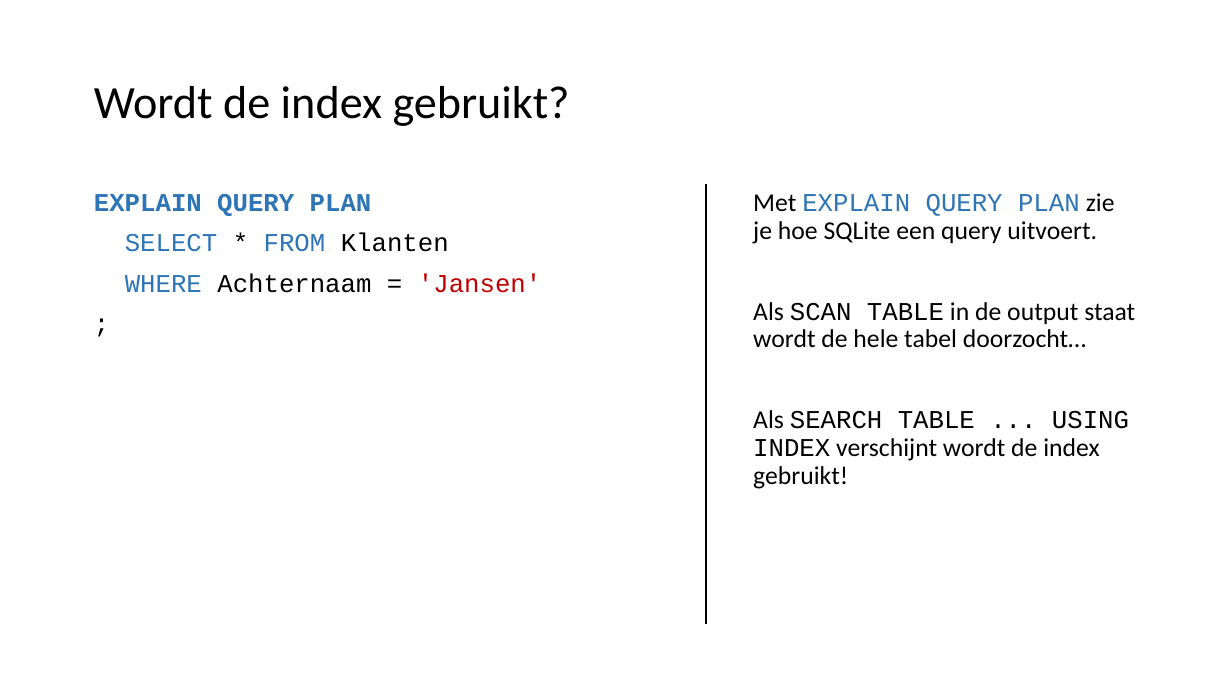
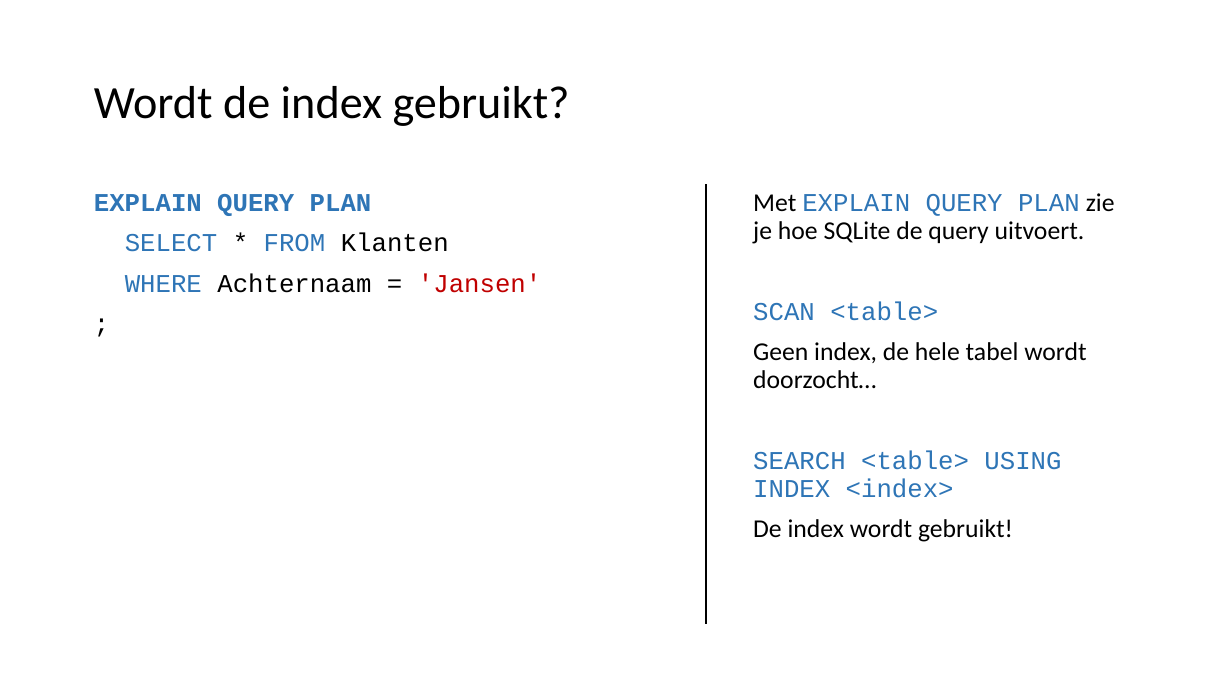
Before and after one commit to LFKoning/knowledge-sharing, a slide deck: slide 59 of sql_course_2p/2_database_design/2_database_design.pptx. Drawn at 1232x693 pixels with LibreOffice and Linux fonts; fonts in the diff are those of the drawing. Boxes give left, top, right and bottom in pixels: in the first picture for what was removed or moved away, otherwise in the second. Text is boxed around its words. In the diff, an @@ line names an element or a change of style, - is before the commit and + after.

```diff
--- a/sql_course_2p/2_database_design/2_database_design.pptx
+++ b/sql_course_2p/2_database_design/2_database_design.pptx
@@ text at (x1=753, y1=193, x2=1115, y2=542): text changed @@
-Met EXPLAIN QUERY PLAN zie je hoe SQLite een query uitvoert.
-Als SCAN TABLE in de output staat wordt de hele tabel doorzocht…
-Als SEARCH TABLE ... USING INDEX verschijnt wordt de index gebruikt!
+Met EXPLAIN QUERY PLAN zie je hoe SQLite de query uitvoert.
+SCAN <table>
+Geen index, de hele tabel wordt doorzocht…
+SEARCH <table> USING INDEX <index>
+De index wordt gebruikt!
```
Also in this commit, not shown: 22 other slides changed, 1 slide added, 1 slide removed, 13 other files.
